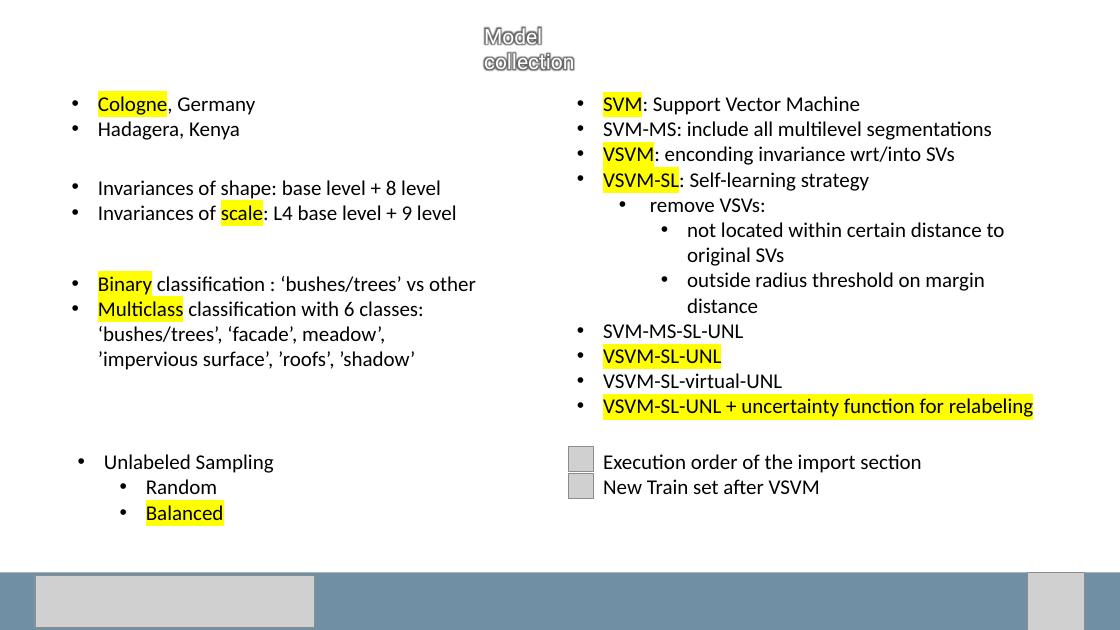
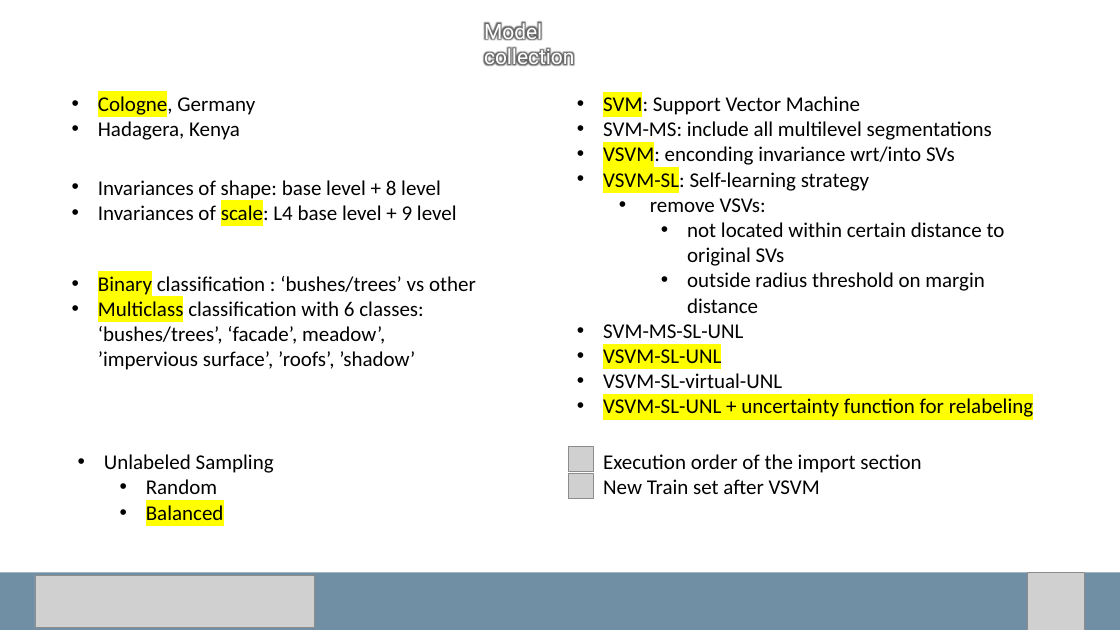
Before and after one commit to carls31/active-learning-virtual-SVM, a slide deck: slide 4 of presentation_CARLASSARA_10601118.pptx. Drawn at 1120x630 pixels with LibreOffice and Linux fonts; fonts in the diff are those of the drawing; grey boxes stand for pictures. Boxes give left, top, right and bottom in pixels: in the first picture for what was removed or moved away, otherwise in the second. Text is boxed around its words. In the diff, an @@ line names an element or a change of style, - is before the commit and + after.

```diff
--- a/presentation_CARLASSARA_10601118.pptx
+++ b/presentation_CARLASSARA_10601118.pptx
@@ text "Model collection": place and size @@
-text "Model collection" at [484,26,574,71]
+text "Model collection" at [484,21,574,66]
```
Also in this commit, not shown: 4 other slides changed, 1 slide added, 1 slide removed.
